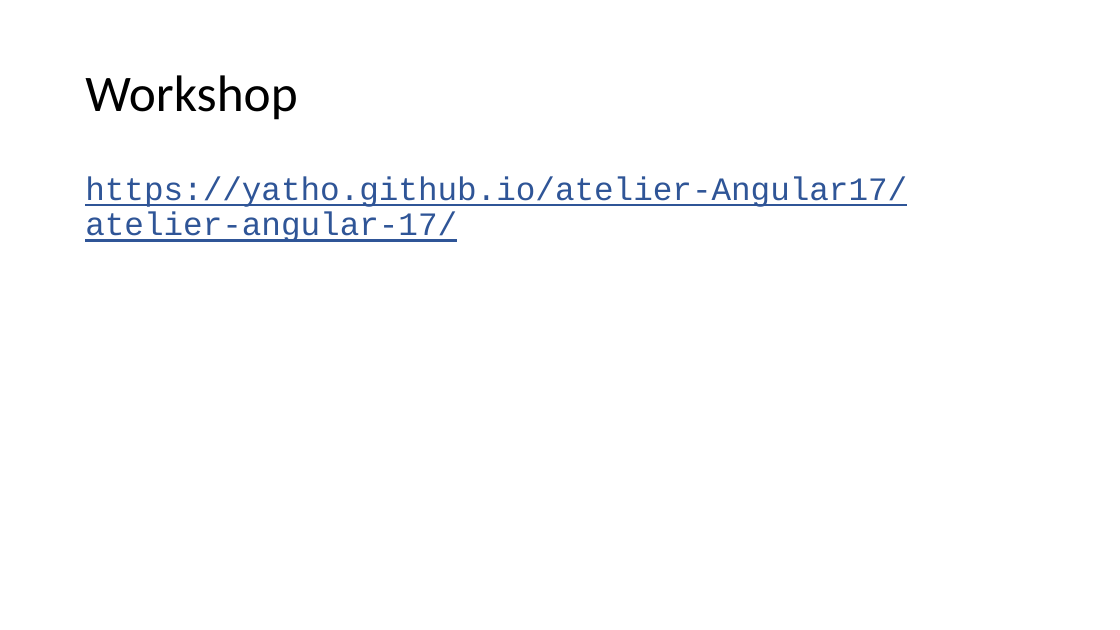
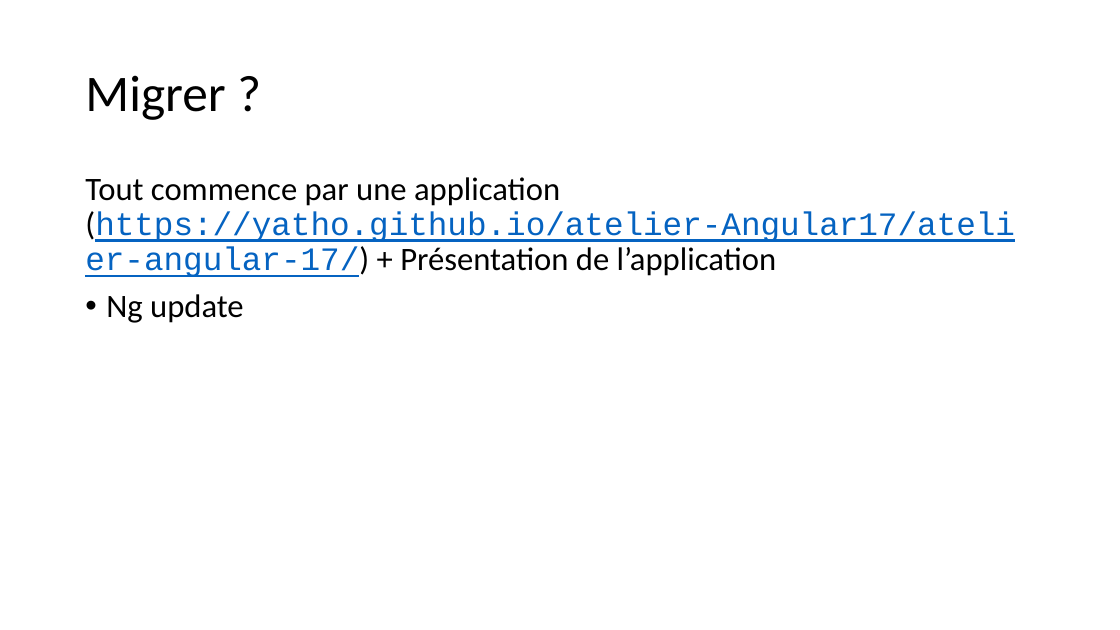
Before and after one commit to yatho/atelier-Angular17, a slide deck: slide 7 of Présentation.pptx (slide 5 before the commit). Drawn at 1120x630 pixels with LibreOffice and Linux fonts; fonts in the diff are those of the drawing. Boxes give left, top, right and bottom in pixels: in the first picture for what was removed or moved away, otherwise in the second. Text is boxed around its words. In the diff, an @@ line names an element or a change of style, - is before the commit and + after.

```diff
--- a/Présentation.pptx
+++ b/Présentation.pptx
@@ title at <box>85,75,225,120</box>: text changed @@
-Workshop
+Migrer ?
@@ text at <box>85,177,1015,323</box>: text changed; font Courier New to Calibri; text colour #2F5597 to #000000 @@
-https://yatho.github.io/atelier-Angular17/atelier-angular-17/
+Tout commence par une application (https://yatho.github.io/atelier-Angular17/atelier-angular-17/) + Présentation de l’application
+• Ng update
```
Also in this commit, not shown: 2 other slides changed, 12 slides added, 1 slide removed, 2 other files.
